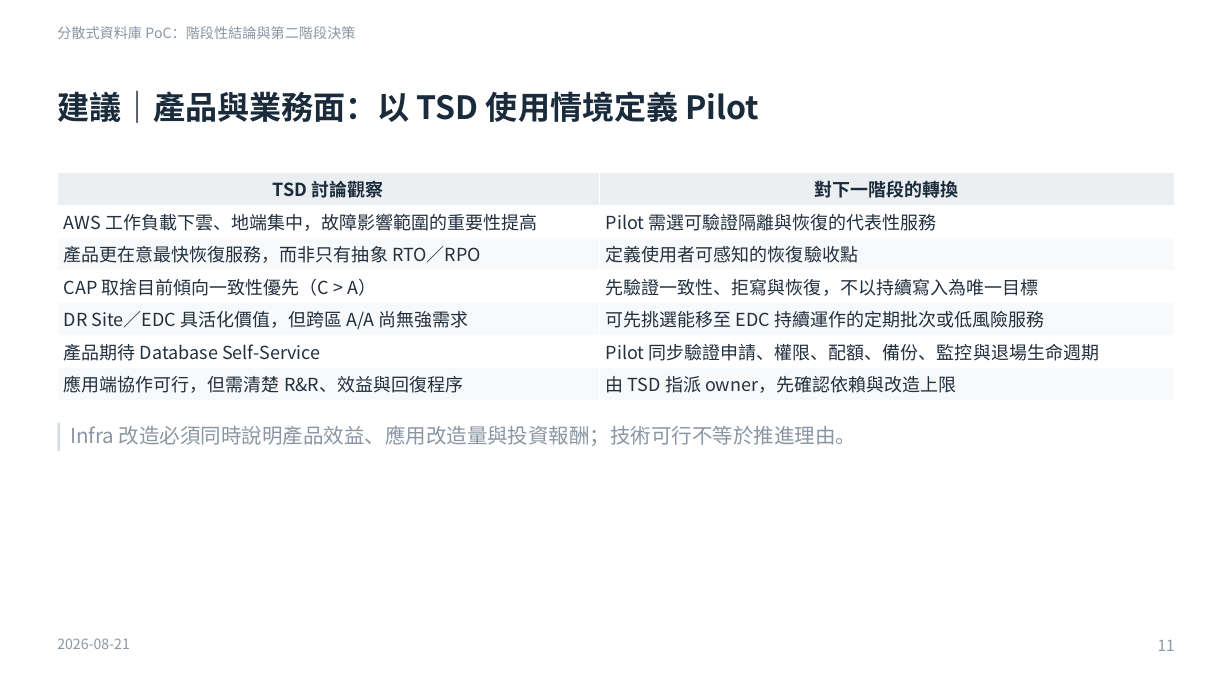
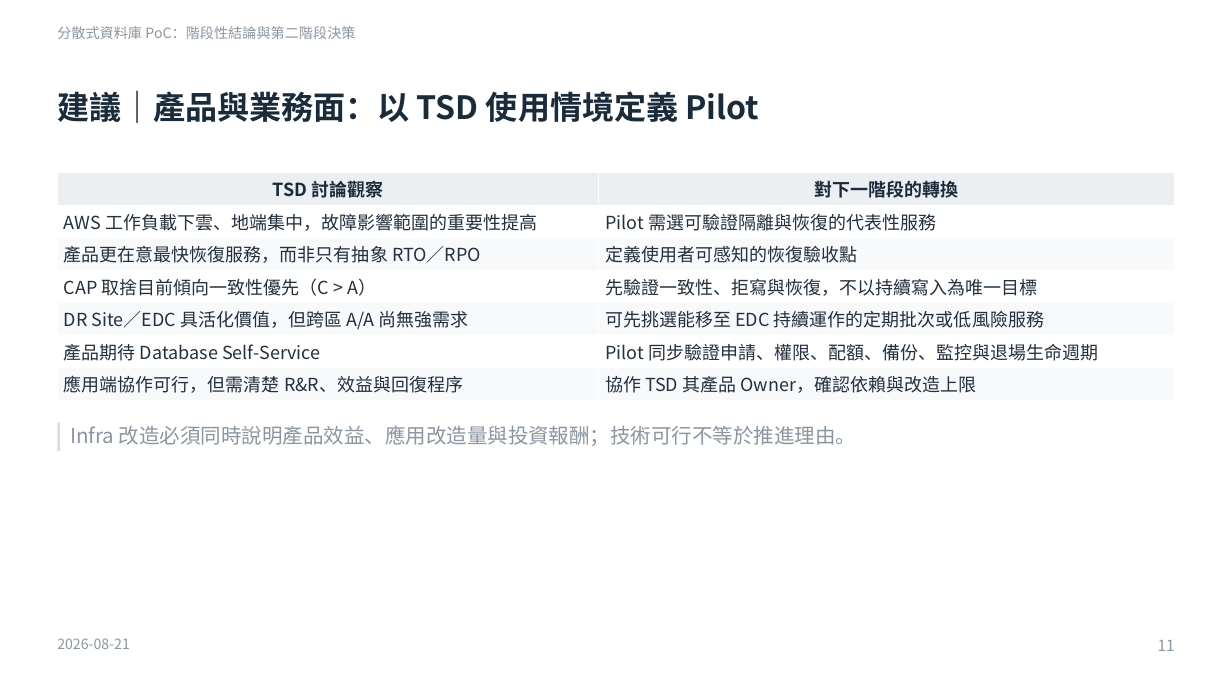
Before and after one commit to heavenruler/dba_career, a slide deck: slide 11 of poc/1_MeetingMinutes/0821_slide.pptx. Drawn at 1232x693 pixels with LibreOffice and Linux fonts; fonts in the diff are those of the drawing. Boxes give left, top, right and bottom in pixels: in the first picture for what was removed or moved away, otherwise in the second. Text is boxed around its words. In the diff, an @@ line names an element or a change of style, - is before the commit and + after.

```diff
--- a/poc/1_MeetingMinutes/0821_slide.pptx
+++ b/poc/1_MeetingMinutes/0821_slide.pptx
@@ table at [57,173,1175,400] @@
-row 7, column 2: 由 TSD 指派 owner，先確認依賴與改造上限
+row 7, column 2: 協作 TSD 其產品 Owner，確認依賴與改造上限
```
Also in this commit, not shown: 7 other slides changed, 2 other files.
